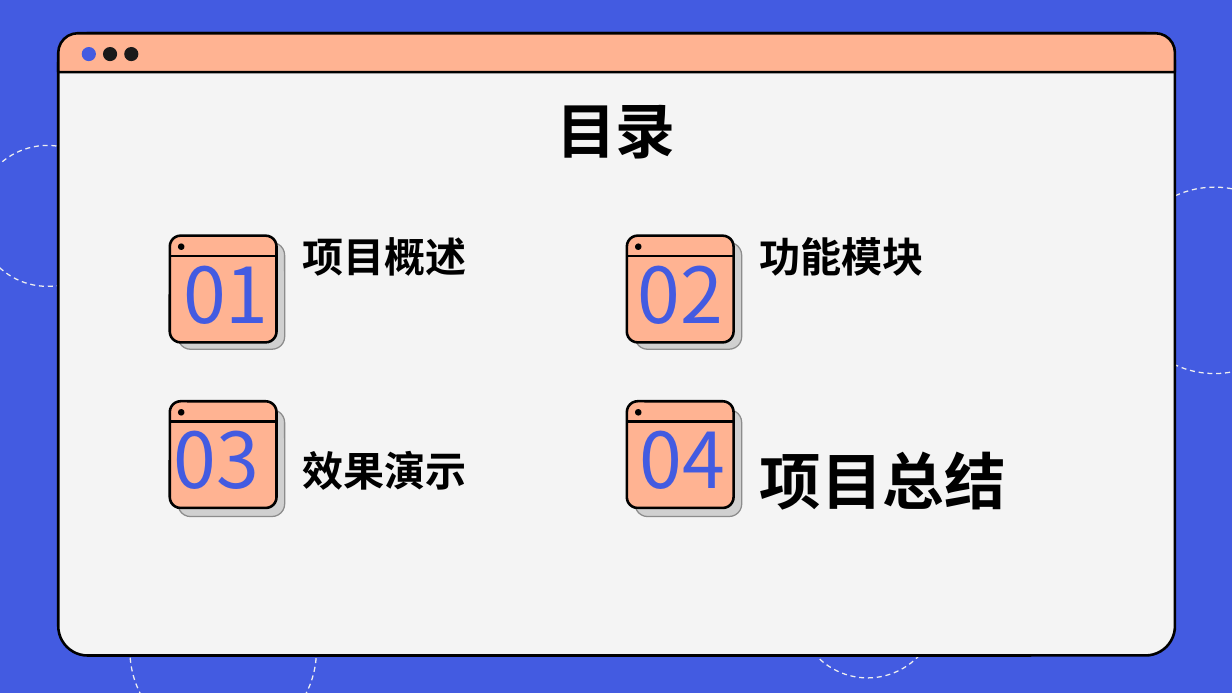
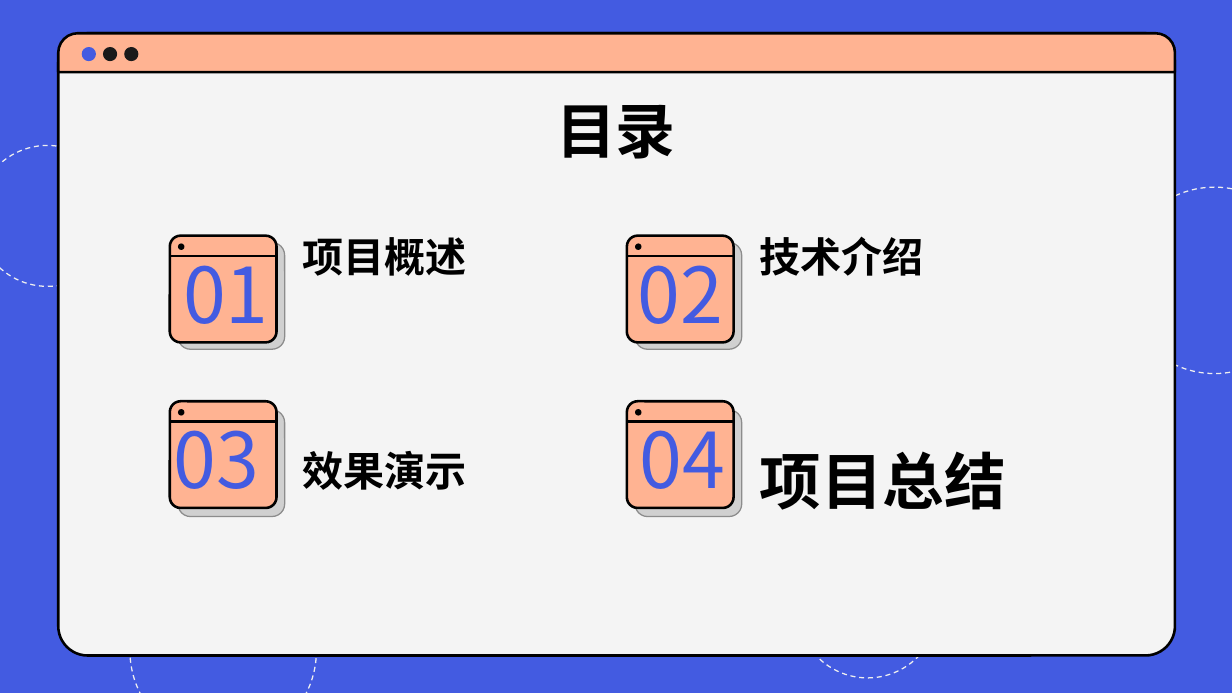
Before and after one commit to SPM-PSP/SPM26-10, a slide deck: slide 18 of 项目文档/项目答辩PPT.pptx (slide 28 before the commit). Drawn at 1232x693 pixels with LibreOffice and Linux fonts; fonts in the diff are those of the drawing; grey boxes stand for pictures; background and template pictures are left out. Boxes give left, top, right and bottom in pixels: in the first picture for what was removed or moved away, otherwise in the second. Text is boxed around its words. In the diff, an @@ line names an element or a change of style, - is before the commit and + after.

```diff
--- a/项目文档/项目答辩PPT.pptx
+++ b/项目文档/项目答辩PPT.pptx
@@ title at (x1=760, y1=236, x2=924, y2=276): text changed @@
-功能模块
+技术介绍
```
Also in this commit, not shown: 7 other slides changed, 7 slides added.
